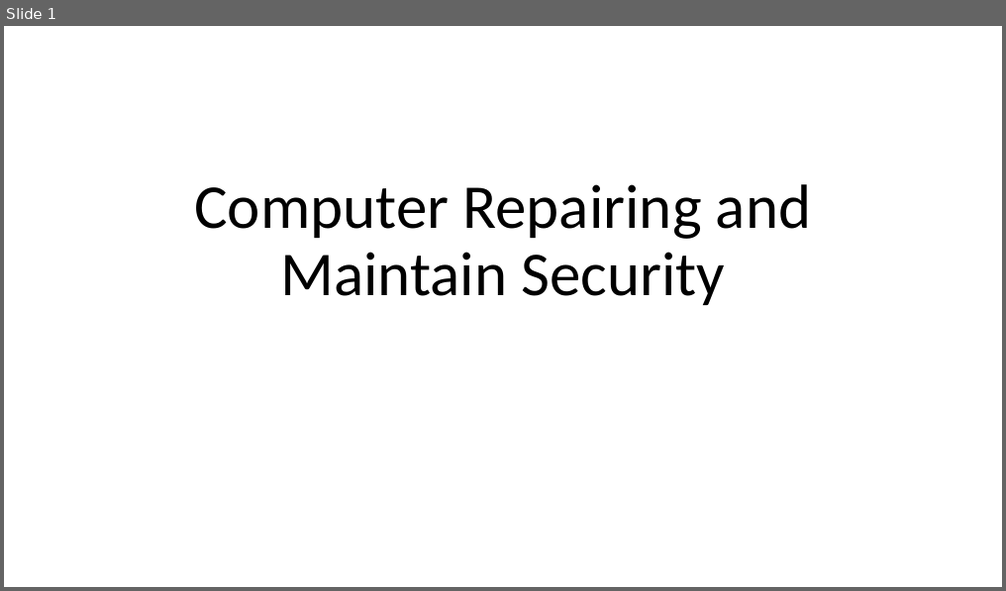
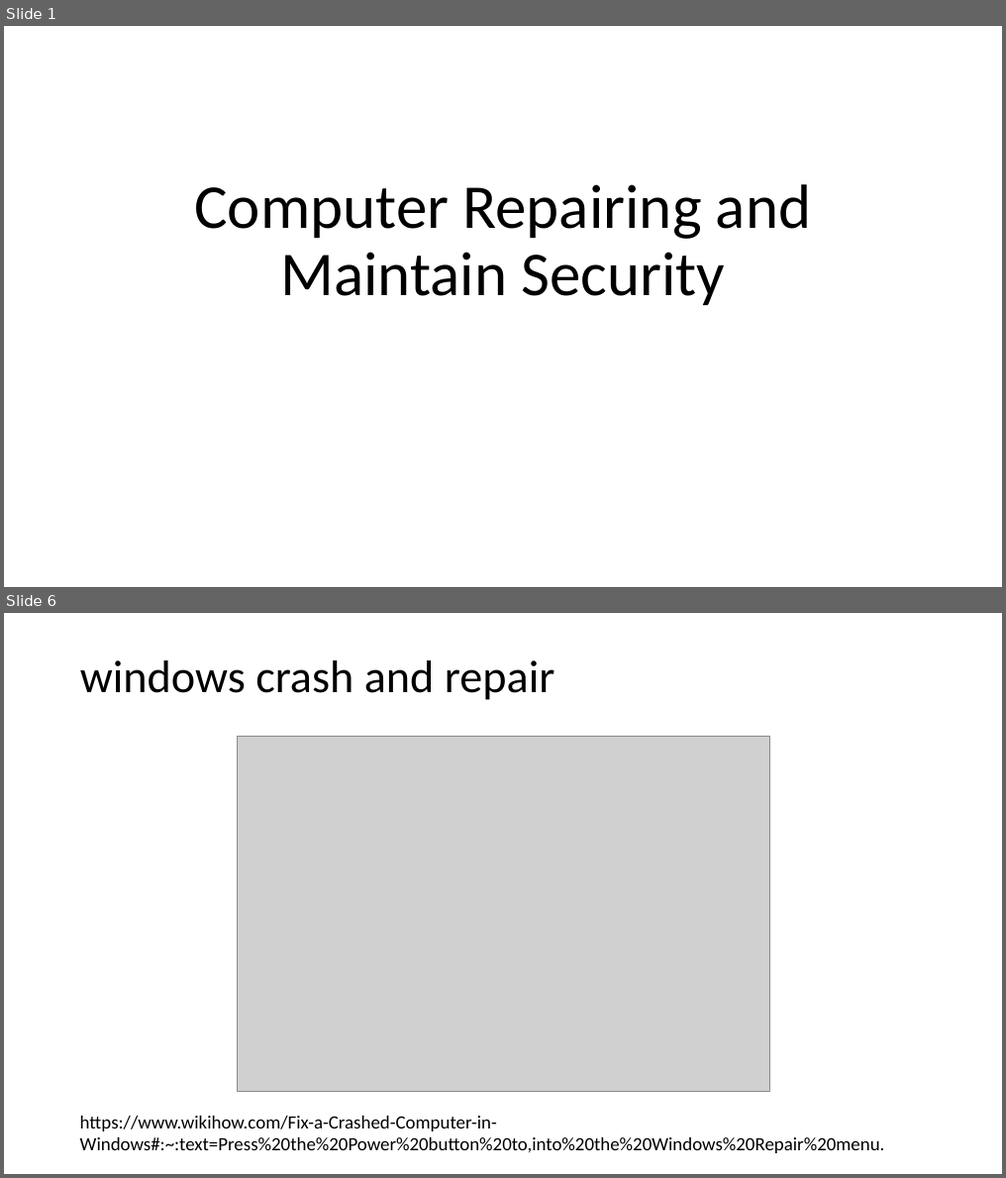
Before and after one commit to MoazzemhossainMoazz/HPP_files, a slide deck: 19, Computer Repairing and Maintain Security.pptx. Shown one above the other, each under a label of ours: slide 1 before the commit, slides 1 and 6 after it; the slides between them are not shown. The pictures are 1006x591 and 1006x1178 pixels, drawn with LibreOffice and Linux fonts; fonts in the diff are those of the drawing; grey boxes stand for pictures. Boxes give left, top, right and bottom in pixels: in the first picture for what was removed or moved away, otherwise in the second. Text is boxed around its words. In the diff, an @@ line names an element or a change of style, - is before the commit and + after.

Commit message:
update 19 files

```diff
--- a/19, Computer Repairing and Maintain Security.pptx
+++ b/19, Computer Repairing and Maintain Security.pptx
@@ slide 6 added at box(4, 613, 1002, 1174), background #FFFFFF @@
@@ title added at box(80, 661, 555, 700), 44 pt, text #000000 @@
+windows crash and repair
@@ picture added at box(237, 736, 770, 1092) @@
@@ text added at box(80, 1116, 885, 1154), 18 pt, text #000000 @@
+https://www.wikihow.com/Fix-a-Crashed-Computer-in-Windows#:~:text=Press%20the%20Power%20button%20to,into%20the%20Windows%20Repair%20menu.
```
Also in this commit, not shown: 5 other slides added, 4 slides removed.
